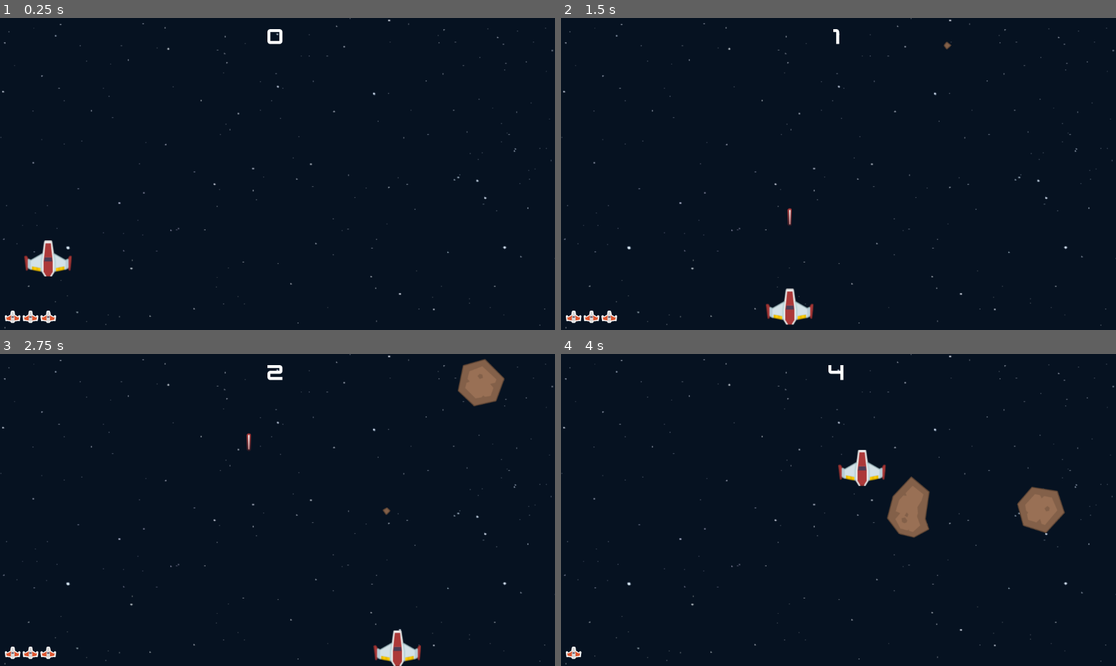
Above: before the commit, frames 1-4 (two rows, left to right).
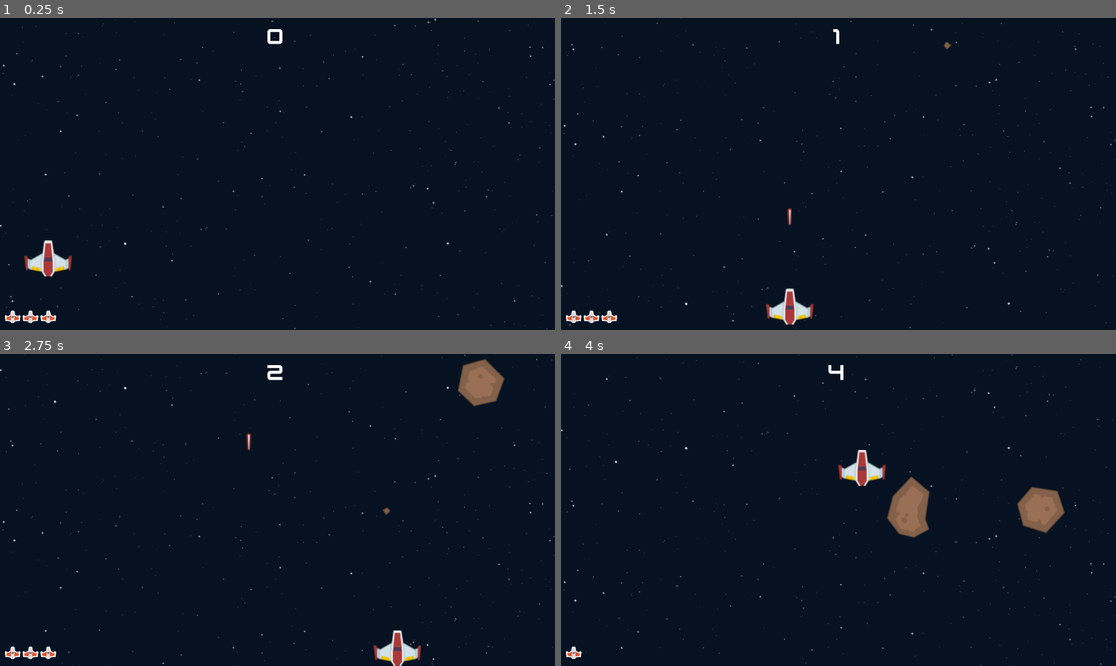
Above: after the commit, the same moments.

Repository: nathaponb/GalacticBlitz
Game: Godot game, scene res://scenes/universe.tscn
Two runs of this game, one before a commit and one after it. Both use one fixed random seed, a clock stepped at 60 frames per second and the inputs below.
Inputs:
- Up to frame 1 (0.25 s): no input
- Up to frame 2 (1.5 s): hold D (right) 0.53-1.28 s; tap Space (shoot) at 0.6, 1.35 s; hold S (down) from 1.28 s (still down)
- Up to frame 3 (2.75 s): release S (down) at 2.03 s; hold D (right) from 2.03 s (still down); tap Space (shoot) at 2.1 s
- Up to frame 4 (4 s): release D (right) at 2.78 s; hold W (up) 2.78-3.53 s; tap Space (shoot) at 2.85, 3.6 s; hold A (left) from 3.53 s (still down)

The runs differ from the first frame. In frame 1, 0.5% of the frame differs, in the area x 0-100%, y 0-100%; in frame 2, 0.5%; in frame 3, 0.5%; in frame 4, 0.5%.

Commit message:
Add parallax background

Diff:
--- /dev/null
+++ b/ParallaxLayer.gd
@@ -0,0 +1,7 @@
+extends ParallaxBackground
+
+var scrolling_speed = 100
+
+# Called every frame. 'delta' is the elapsed time since the previous frame.
+func _process(delta):
+	scroll_offset.y += scrolling_speed * delta
--- /dev/null
+++ b/scenes/parallax_level.tscn
@@ -0,0 +1,15 @@
+[gd_scene load_steps=3 format=3 uid="uid://cupgboagmfxy1"]
+
+[ext_resource type="Script" path="res://ParallaxLayer.gd" id="1_cio1m"]
+[ext_resource type="Texture2D" uid="uid://rteuhoamy2y5" path="res://graphics/bg/bg_space_seamless.png" id="2_blfew"]
+
+[node name="ParallaxLevel" type="ParallaxBackground"]
+script = ExtResource("1_cio1m")
+
+[node name="ParallaxLayer" type="ParallaxLayer" parent="."]
+motion_mirroring = Vector2(0, 648)
+
+[node name="Sprite2D" type="Sprite2D" parent="ParallaxLayer"]
+position = Vector2(571.5, 321)
+scale = Vector2(1.22812, 1.25185)
+texture = ExtResource("2_blfew")
--- a/scenes/universe.tscn
+++ b/scenes/universe.tscn
@@ -2,7 +2,7 @@
 
 [ext_resource type="Script" path="res://scenes/universe.gd" id="1_1r4ny"]
 [ext_resource type="PackedScene" uid="uid://68mg85gl6nen" path="res://scenes/player.tscn" id="1_6nfh2"]
-[ext_resource type="Texture2D" uid="uid://rteuhoamy2y5" path="res://graphics/bg/bg_space_seamless.png" id="1_b0uqv"]
+[ext_resource type="PackedScene" uid="uid://cupgboagmfxy1" path="res://scenes/parallax_level.tscn" id="3_hf7do"]
 [ext_resource type="PackedScene" uid="uid://dfvobdilqtr8a" path="res://scenes/ui.tscn" id="4_qbg8m"]
 
 [sub_resource type="RectangleShape2D" id="RectangleShape2D_4ftrk"]
@@ -14,10 +14,7 @@
 [node name="Universe" type="Node2D"]
 script = ExtResource("1_1r4ny")
 
-[node name="BG" type="Sprite2D" parent="."]
-position = Vector2(563, 328)
-scale = Vector2(1.66231, 1.52322)
-texture = ExtResource("1_b0uqv")
+[node name="ParallaxLevel" parent="." instance=ExtResource("3_hf7do")]
 
 [node name="Player" parent="." instance=ExtResource("1_6nfh2")]
 position = Vector2(582, 404)
